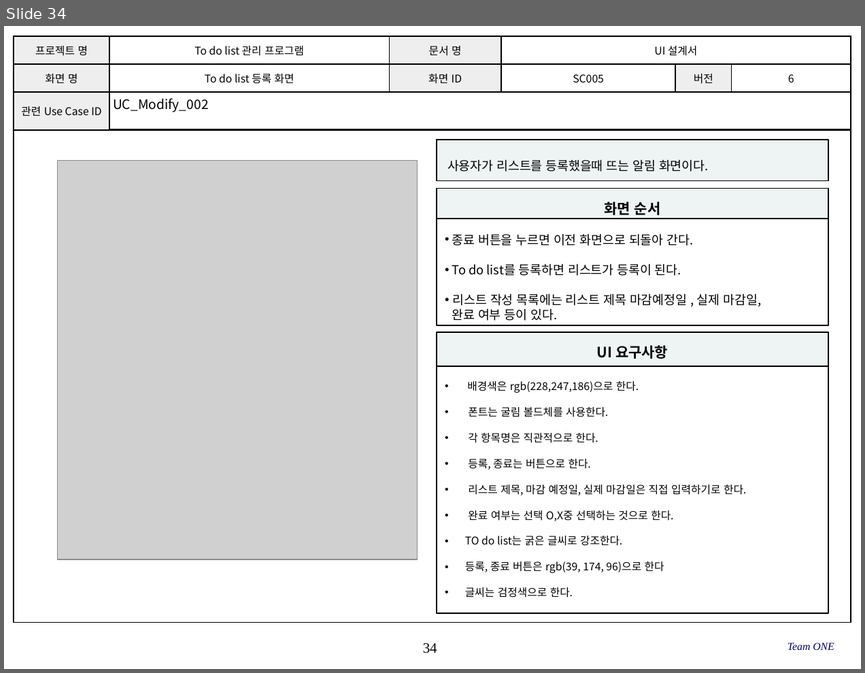
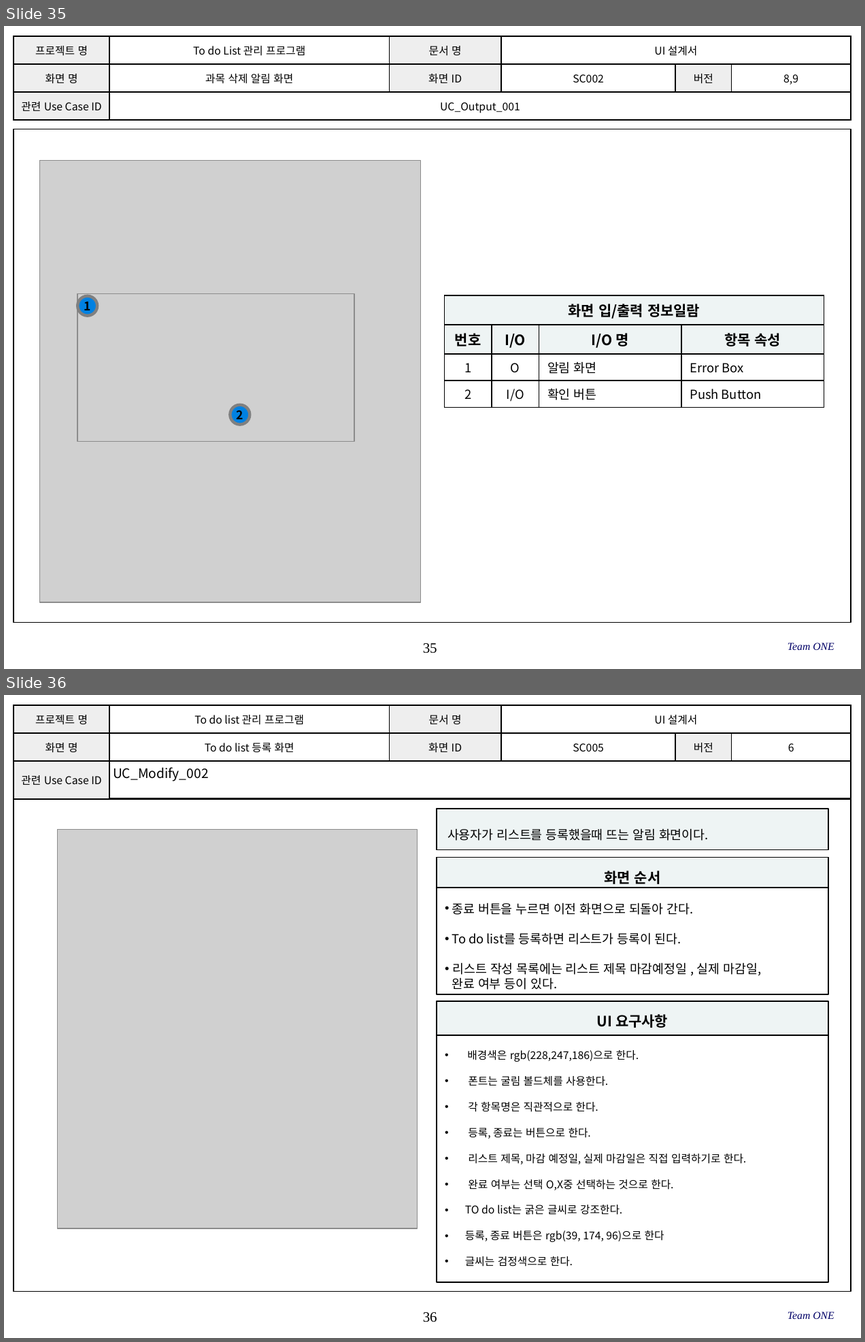
Before and after one commit to SMU-SE-Admin/18-1_1_ONE_Doc, a slide deck: 03 설계/UI 설계서_[1조]_[ONE].pptx. Shown one above the other, each under a label of ours: slide 34 before the commit, slides 35 and 36 after it. The pictures are 865x673 and 865x1342 pixels, drawn with LibreOffice and Linux fonts; fonts in the diff are those of the drawing; grey boxes stand for pictures; background and template pictures are left out. Boxes give left, top, right and bottom in pixels: in the first picture for what was removed or moved away, otherwise in the second. Text is boxed around its words. In the diff, an @@ line names an element or a change of style, - is before the commit and + after.

Commit message:
#1126 UI 설계서 작성
UI 설계서 최종본

```diff
--- a/03 설계/UI 설계서_[1조]_[ONE].pptx
+++ b/03 설계/UI 설계서_[1조]_[ONE].pptx
@@ slide 35 added at [4,26,861,669], background #FFFFFF; not listed: 2 template elements that a slide beside it also shows @@
@@ table added at [14,36,850,121], 3 rows, 6 columns @@
+프로젝트 명 | To do List 관리 프로그램 | 문서 명 | UI 설계서 |  | 
+화면 명 | 과목 삭제 알림 화면 | 화면 ID | SC002 | 버전 | 8,9
+관련 Use Case ID | UC_Output_001 |  |  |  | 
@@ picture added at [39,161,420,603] @@
@@ picture added at [77,294,354,441] @@
@@ ellipse added at [77,296,97,316], fill #0081E2, outline #808080 2.5 pt, 10 pt, text #000000, bold @@
+1
@@ table added at [445,295,823,404], 4 rows, 4 columns @@
+화면 입/출력 정보일람 |  |  | 
+번호 | I/O | I/O 명 | 항목 속성
+1 | O | 알림 화면 | Error Box
+2 | I/O | 확인 버튼 | Push Button
@@ ellipse added at [230,405,250,424], fill #0081E2, outline #808080 2.5 pt, 10 pt, text #000000, bold @@
+2
@@ text added at [787,642,834,650], 9 pt, text #000066, italic @@
+Team ONE
@@ what was slide 34 is now slide 36 @@
@@ page number at [423,1312,437,1322]: text changed @@
-34
+36
```
Also in this commit, not shown: 2 slides changed, 1 other slide added.
